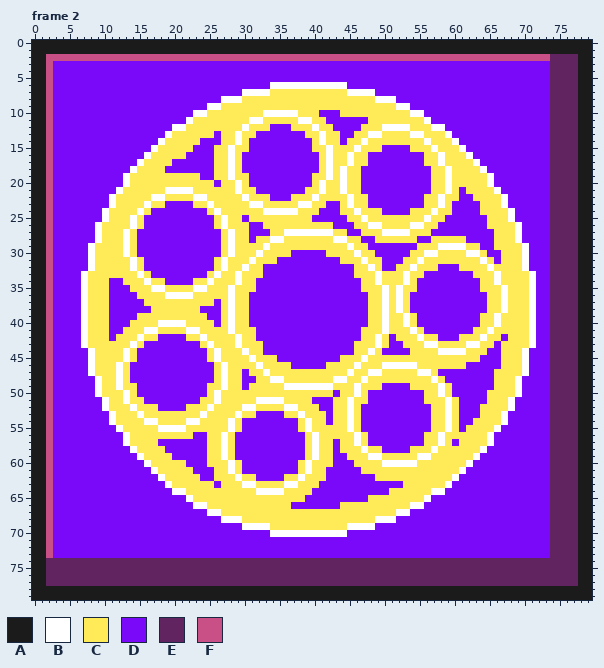
Pixel-art file -- Assets/HUD/CombatAbilityIcons.aseprite. Above: the version before the commit.
80x80 pixels, 9 frames. Shown: frame 2. The commit also changed other frames, which this record leaves out.
Palette (. is transparent): A #1b1b1b  B #ffffff  C #ffeb57  D #7a09fa  E #622461  F #c85086
New version:
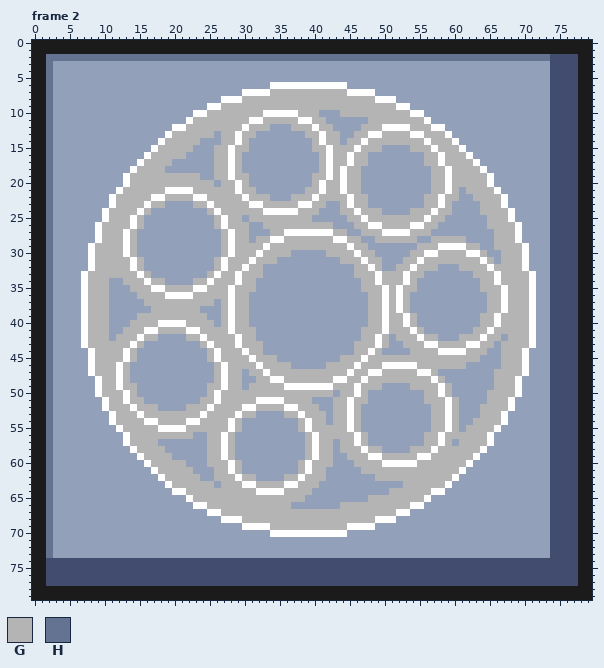
Colours new in this view: G #b4b4b4  H #657392
The edit:
layer "Layer 3" now shown
layer "Layer 2" now hidden
layer "Disabled" now shown
colour D: #7a09fa -> #92a1b9
colour E: #622461 -> #424c6e
Changed rows in their new state; - is a pixel that keeps its letter.
Frame 2, layers "Disabled", "Layer 3":
first column x 2:
 2 HHHHHHHHHHHHHHHHHHHHHHHHHHHHHHHHHHHHHHHHHHHHHHHHHHHHHHHHHHHHHHHHHHHHHHHH
 3 H-----------------------------------------------------------------------
 4 H-----------------------------------------------------------------------
 5 H-----------------------------------------------------------------------
 6 H-----------------------------------------------------------------------
 7 H-------------------------------GGGGGGGGGGG-----------------------------
 8 H---------------------------GGGGGGGGGGGGGGGGGGG-------------------------
 9 H------------------------GGGGGGGGGGGGGGGGGGGGGGGGG----------------------
10 H----------------------GGGGGGGG-----GGG---GGGGGGGGGG--------------------
11 H--------------------GGGGGGGG--GGGGG--GG------GGGGGGGG------------------
12 H-------------------GGGGGGGG-GGG---GGG-GG----GGG----GGG-----------------
13 H-----------------GGGGGG-GG-GG-------GG-GG--GG--GGGG--GGG---------------
14 H----------------GGGGG---GG-G---------G-GG-GG-GGGGGGGG-GGG--------------
15 H---------------GGGGG---GG-GG---------GG-GGG-GGG----GGG-GGG-------------
16 H--------------GGGGG----GG-G-----------G-GG-GG--------GG-GGG------------
17 H-------------GGGG------GG-G-----------G-GG-GG--------GG-GGGG-----------
18 H------------GGGG-------GG-G-----------G-G-GG----------GG-GGGG----------
19 H-----------GGGGGGGGGG--GG-GG---------GG-G-GG----------GG-GGGGG---------
20 H-----------GGGGGGGGGGGG-GG-G---------G-GG-GG----------GG-GGGGG---------
21 H----------GGGGGG----GGGGGG-GG-------GG-GG-GG----------GG-G-GGGG--------
22 H---------GGGGG--GGGG--GGGGG-GGG---GGG-GGGG-GG--------GG-GG--GGGG-------
23 H---------GGGG-GG----GG-GGGGG--GGGGG--GG--G-GG--------GG-G----GGG-------
24 H--------GGGG-G--------G-GGGGGG-----GGG---GG-GGG----GGG-GG----GGGG------
25 H--------GGG-G----------G-GG-GGGGGGGGG-----GG-GGGGGGGG-GG------GGG------
26 H-------GGGG-G----------G-GGG--GGGGGGGGGG---GG--GGGG--GG-------GGGG-----
27 H-------GGG-G------------G-GG---GG-------GG--GGG----GGG---------GGG-----
28 H-------GGG-G------------G-GG-GG--GGGGGGG--GG--GGGGGG--GGGGG----GGG-----
29 H------GGGG-G------------G-GGGG-GGGGGGGGGGG-GG-------GGG----GG--GGGG----
30 H------GGGG-G------------G-GGG-GGGG-----GGGG-GG-----GG--GGGG--G--GGG----
31 H------GGGGG-G----------G-GGG-GGG---------GGG-GG---GG-GGGGGGGG-G-GGG----
32 H------GGGGG-G----------G-GG-GG-------------GG-G--GG-GGG---GGGG-GGGG----
33 H-----GGGGGGG-G--------G-GG-GGG-------------GGG-GGG-GG-------GGG-GGGG---
34 H-----GGG--GGG-GG----GG-GGG-GG---------------GG-GGG-G---------GG-GGGG---
35 H-----GGG---GGG--GGGG--GGG-GGG---------------GGG-G-GG---------GGG-GGG---
36 H-----GGG----GGGG----GGGGG-GG-----------------GG-G-G-----------GG-GGG---
37 H-----GGG-----GGGGGGGGGG-G-GG-----------------GG-G-G-----------GG-GGG---
38 H-----GGG------GGGGGGG---G-GG-----------------GG-G-G-----------GG-GGG---
39 H-----GGG----GGGGGGGGGG--G-GG-----------------GG-GG-G---------GG-GGGG---
40 H-----GGG---GGGG----GGGG-G-GG-----------------GG-GG-G---------GG-GGGG---
41 H-----GGG--GGG--GGGG--GGGG-GGG---------------GGG-GGG-G-------GG-GGGGG---
42 H-----GGG-GGG-GG----GG-GGGG-GG---------------GG-G-GGG-GG---GGG-GG-GGG---
43 H-----GGGGGG-G--------G-GGG-GGG-------------GGG-G--GGG--GGGG--GG-GGGG---
44 H------GGGG-G----------G-GGG-GG-------------GG-G----GGGG----GGG--GGG----
45 H------GGGG-G----------G-GGGG-GGG---------GGG-GGGGGGGGGGGGGGGG---GGG----
46 H------GGG-G------------G-GGGG-GGGG-----GGGG-GGG-----GGGGGGG-----GGG----
47 H------GGG-G------------G-GG-GG-GGGGGGGGGGG-GG--GGGGG--G--------GGGG----
48 H-------GG-G------------G-GG--GG--GGGGGGG--GG-GGGGGGGGG-G-------GGG-----
49 H-------GG-GG----------GG-GG-GGGGG-------GGG-GGG----GGGG-G------GGG-----
50 H-------GGG-G----------G-GGGGGGGGGGGGGGGG-GG-G--------GG-G-----GGGG-----
51 H--------GG-GG--------GG-GGGGG----GGGG---GG-GG--------GGG-G----GGG------
52 H--------GGG-GGG----GGG-GGGG--GGGG--GGG--GG-G----------GG-G---GGGG------
53 H---------GGG-GGGGGGGG-GGGG-GG----GG-GGG-GG-G----------GG-G---GGG-------
54 H---------GGGG--GGGG--GGGG-G--------G-GG-GG-G----------GG-G--GGGG-------
55 H----------GGGGG----GGGGGG-G--------G-GGGGG-G----------GG-G-GGGG--------
56 H-----------GGGGGGGGG--GG-G----------G-GGGGG-G--------GG-GGGGGG---------
57 H-----------GGGG-------GG-G----------G-GG-GG-G--------GG-G-GGGG---------
58 H------------GGGG------GG-G----------G-GG-GGG-GG----GGG-GGGGGG----------
59 H-------------GGGG-----GG-G----------G-GG--GGG--GGGGG--GGGGGG-----------
60 H--------------GGGGG---GGG-G--------G-GGG---GGGG-----GGGGGGG------------
61 H---------------GGGGG---GG-G--------G-GG-----GGGGGGGGGGGGGG-------------
62 H----------------GGGGG--GGG-GG----GG-GGG-------GGGGGGGGGGG--------------
63 H-----------------GGGGGG-GGG--GGGG--GGG------------GGGGGG---------------
64 H-------------------GGGGGGGGGG----GGGG-----------GGGGGG-----------------
65 H--------------------GGGGGGGGGGGGGGGG---------GGGGGGGG------------------
66 H----------------------GGGGGGGGGGGG-------GGGGGGGGGG--------------------
67 H------------------------GGGGGGGGGGGGGGGGGGGGGGGGG----------------------
68 H---------------------------GGGGGGGGGGGGGGGGGGG-------------------------
69 H-------------------------------GGGGGGGGGGG-----------------------------
70 H-----------------------------------------------------------------------
71 H-----------------------------------------------------------------------
72 H-----------------------------------------------------------------------
73 H-----------------------------------------------------------------------
Changed places in both pictures, as pixel boxes (x1, y1, x2, y2):
changed: (46, 54, 578, 586)
